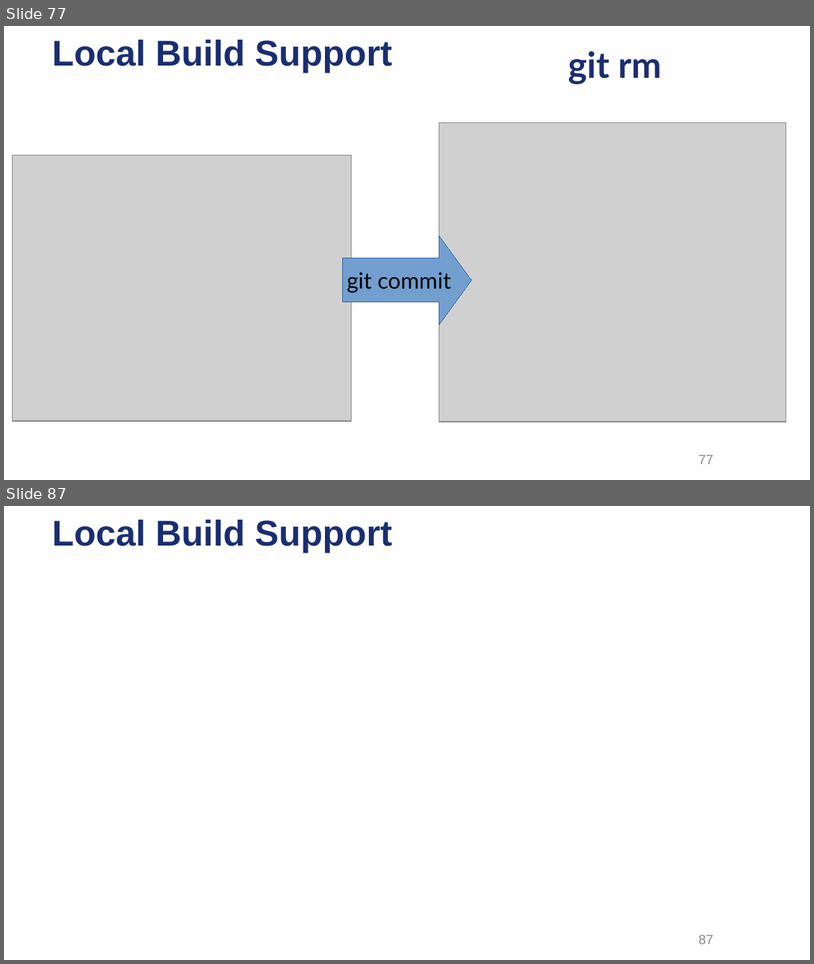
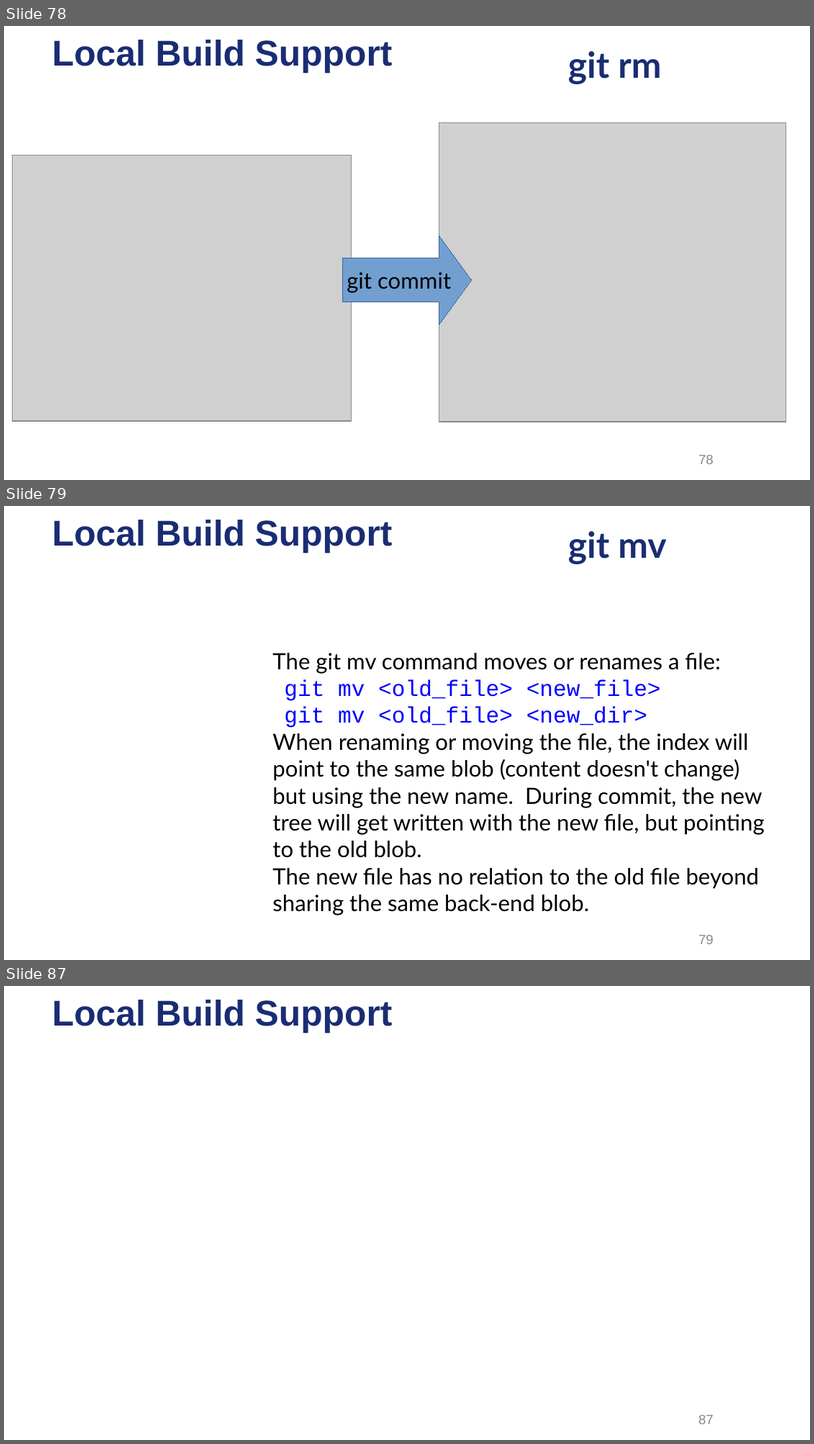
Before and after one commit to ysgard/git-presentation, a slide deck: Dive into Git.odp. Shown one above the other, each under a label of ours: slides 77 and 87 before the commit, slides 78, 79 and 87 after it; the slides between them are not shown. The pictures are 814x964 and 814x1444 pixels, drawn with LibreOffice and Linux fonts; fonts in the diff are those of the drawing; grey boxes stand for pictures; background and template pictures are left out. Boxes give left, top, right and bottom in pixels: in the first picture for what was removed or moved away, otherwise in the second. Text is boxed around its words. In the diff, an @@ line names an element or a change of style, - is before the commit and + after.

```diff
--- a/Dive into Git.odp
+++ b/Dive into Git.odp
@@ slide 79 added at <box>4,506,810,960</box>, background picture (left out); not listed: 1 template element that a slide beside it also shows @@
@@ title added at <box>568,531,666,564</box>, 32 pt, text #1A2D73, bold @@
+git mv
@@ text added at <box>273,653,764,916</box>, 20 pt, text #000000 @@
+● The git mv command moves or renames a file:
+  git mv <old_file> <new_file>
+  git mv <old_file> <new_dir>
+● When renaming or moving the file, the index will point to the same blob (content doesn't change) but using the new name. During commit, the new tree will get written with the new file, but pointing to the old blob.
+● The new file has no relation to the old file beyond sharing the same back-end blob.
@@ page number added at <box>699,935,714,944</box>, 12 pt, text #898989 @@
+79
@@ what was slide 77 is now slide 78 @@
@@ page number at <box>699,455,714,464</box>: text changed @@
-77
+78
```
Also in this commit, not shown: 5 slides changed, 10 other slides added, 2 slides removed, 10 other files.
